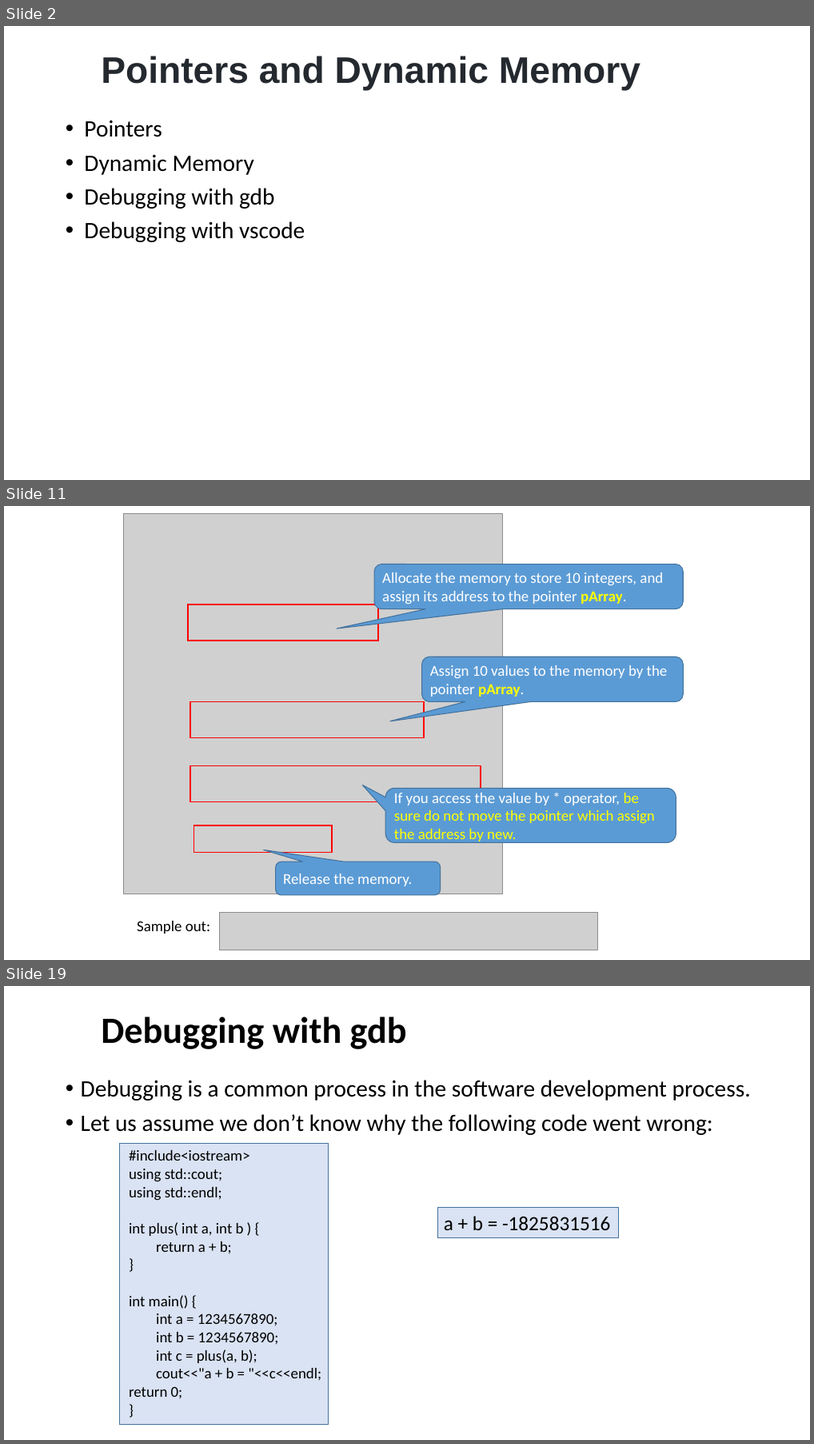
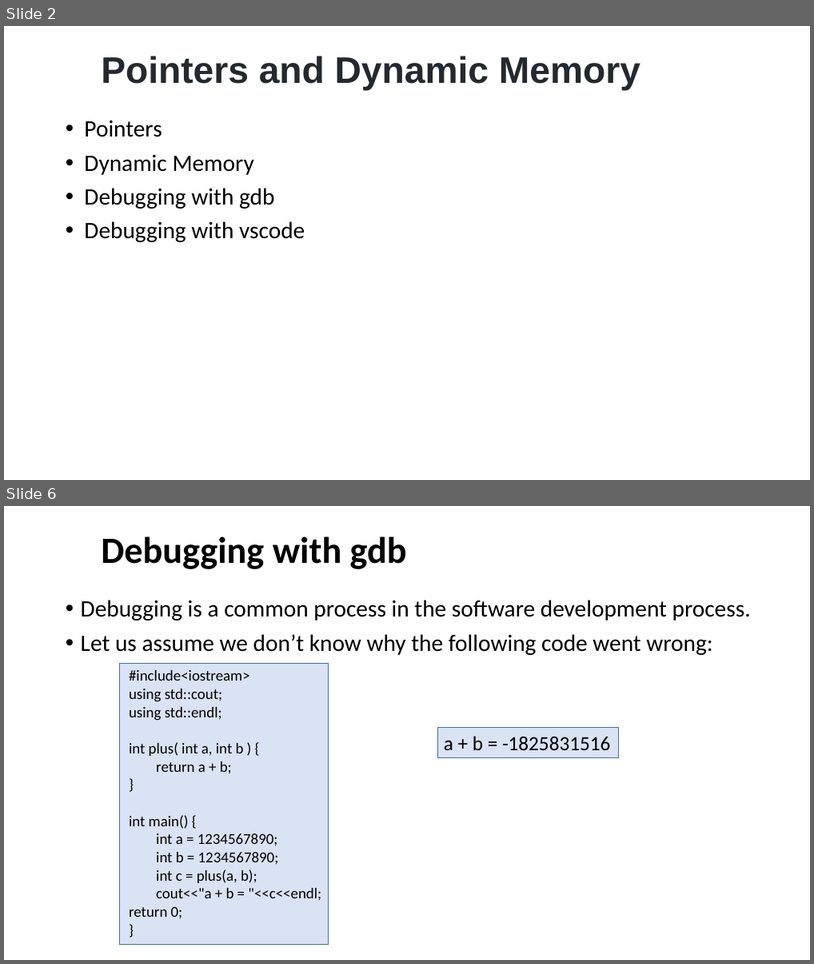
Before and after one commit to dayekuaipao/CPPLearning, a slide deck: week05/Lab05.pptx. Shown one above the other, each under a label of ours: slides 2, 11 and 19 before the commit, slides 2 and 6 after it; the slides between them are not shown. The pictures are 814x1444 and 814x964 pixels, drawn with LibreOffice and Linux fonts; fonts in the diff are those of the drawing; grey boxes stand for pictures; background and template pictures are left out. Boxes give left, top, right and bottom in pixels: in the first picture for what was removed or moved away, otherwise in the second. Text is boxed around its words. In the diff, an @@ line names an element or a change of style, - is before the commit and + after.

```diff
--- a/week05/Lab05.pptx
+++ b/week05/Lab05.pptx
@@ slide 11 removed at <box>4,506,810,960</box>, background #FFFFFF @@
@@ picture removed at <box>124,514,502,893</box> @@
@@ rounded speech box removed at <box>375,564,684,609</box> @@
-Allocate the memory to store 10 integers, and assign its address to the pointer pArray.
@@ rectangle removed at <box>188,604,378,640</box> @@
@@ rounded speech box removed at <box>422,656,683,701</box> @@
-Assign 10 values to the memory by the pointer pArray.
@@ rectangle removed at <box>190,701,424,738</box> @@
@@ rectangle removed at <box>190,765,481,802</box> @@
@@ rounded speech box removed at <box>386,788,676,842</box> @@
-If you access the value by * operator, be sure do not move the pointer which assign the address by new.
@@ rectangle removed at <box>194,825,332,852</box> @@
@@ rounded speech box removed at <box>276,862,440,895</box> @@
-Release the memory.
@@ picture removed at <box>220,912,598,949</box> @@
@@ text removed at <box>137,920,210,933</box> @@
-Sample out:
@@ what was slide 19 is now slide 6 @@
```
Also in this commit, not shown: 3 slides changed, 2 slides added, 14 other slides removed.
